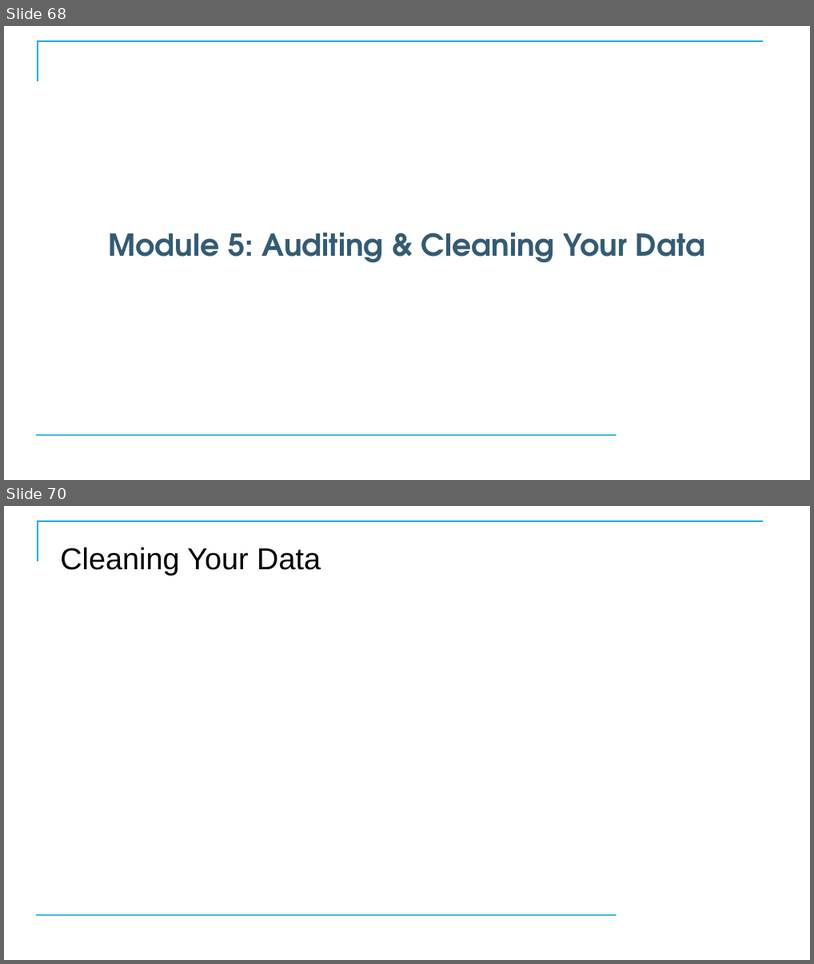
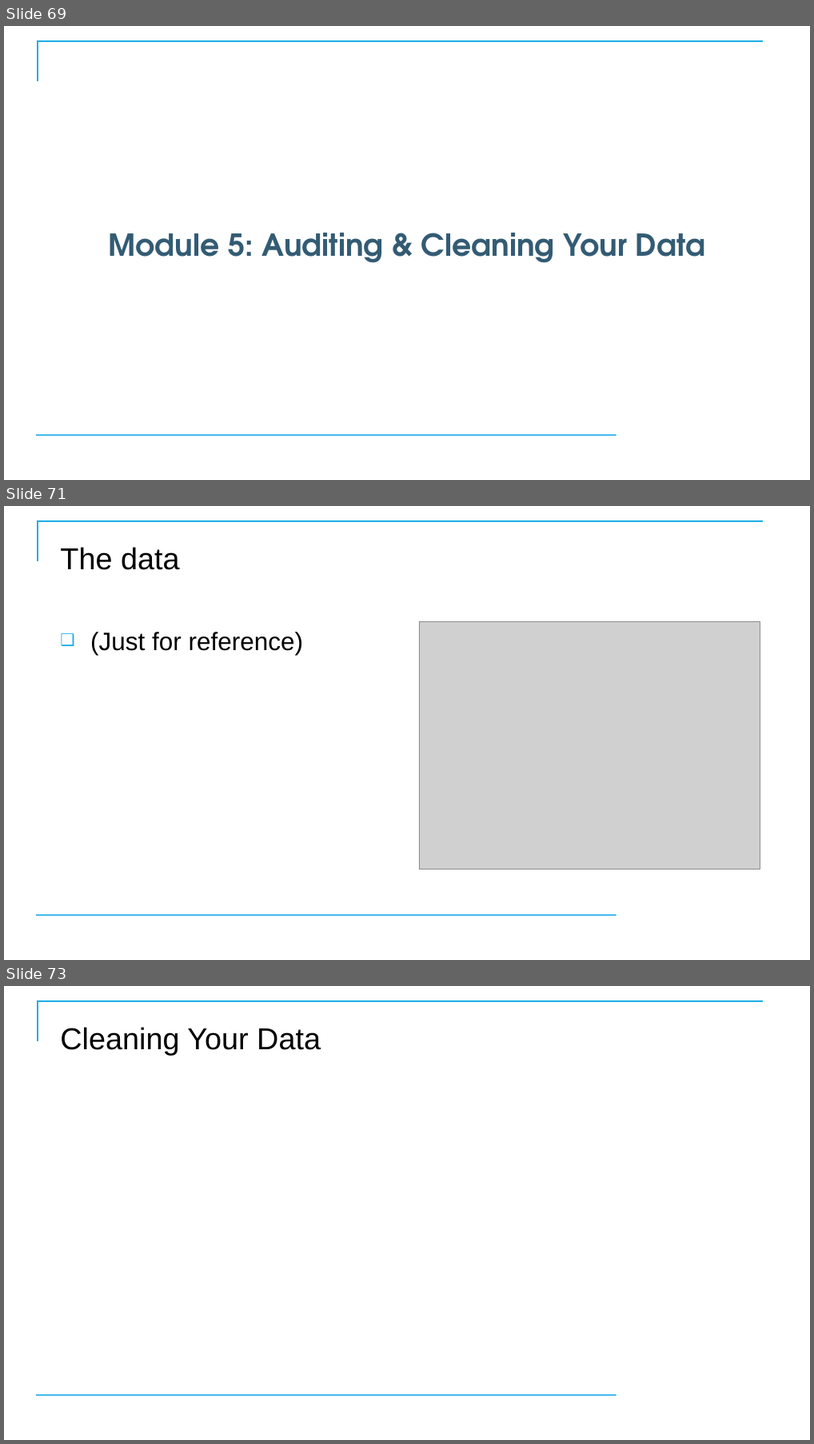
Before and after one commit to CostelloTechnicalConsulting/XTBP10---Tableau-Prep-Introduction, a slide deck: ppt/TableauPrepBuilderIntroV1_1.pptx. Shown one above the other, each under a label of ours: slides 68 and 70 before the commit, slides 69, 71 and 73 after it; the slides between them are not shown. The pictures are 814x964 and 814x1444 pixels, drawn with LibreOffice and Linux fonts; fonts in the diff are those of the drawing; grey boxes stand for pictures; background and template pictures are left out. Boxes give left, top, right and bottom in pixels: in the first picture for what was removed or moved away, otherwise in the second. Text is boxed around its words. In the diff, an @@ line names an element or a change of style, - is before the commit and + after.

Commit message:
Fixed DirtyData file

```diff
--- a/ppt/TableauPrepBuilderIntroV1_1.pptx
+++ b/ppt/TableauPrepBuilderIntroV1_1.pptx
@@ slide 71 added at [4,506,810,960], background #FFFFFF; not listed: 2 template elements that a slide beside it also shows @@
@@ title added at [60,547,180,570], 36 pt, text #000000 @@
+The data
@@ picture added at [419,622,760,869] @@
@@ text added at [90,632,303,655], 30 pt, text #000000 @@
+❑ (Just for reference)
@@ what was slide 68 is now slide 69 @@
@@ what was slide 70 is now slide 73 @@
```
Also in this commit, not shown: 3 slides changed, 2 other slides added, 3 other files.
